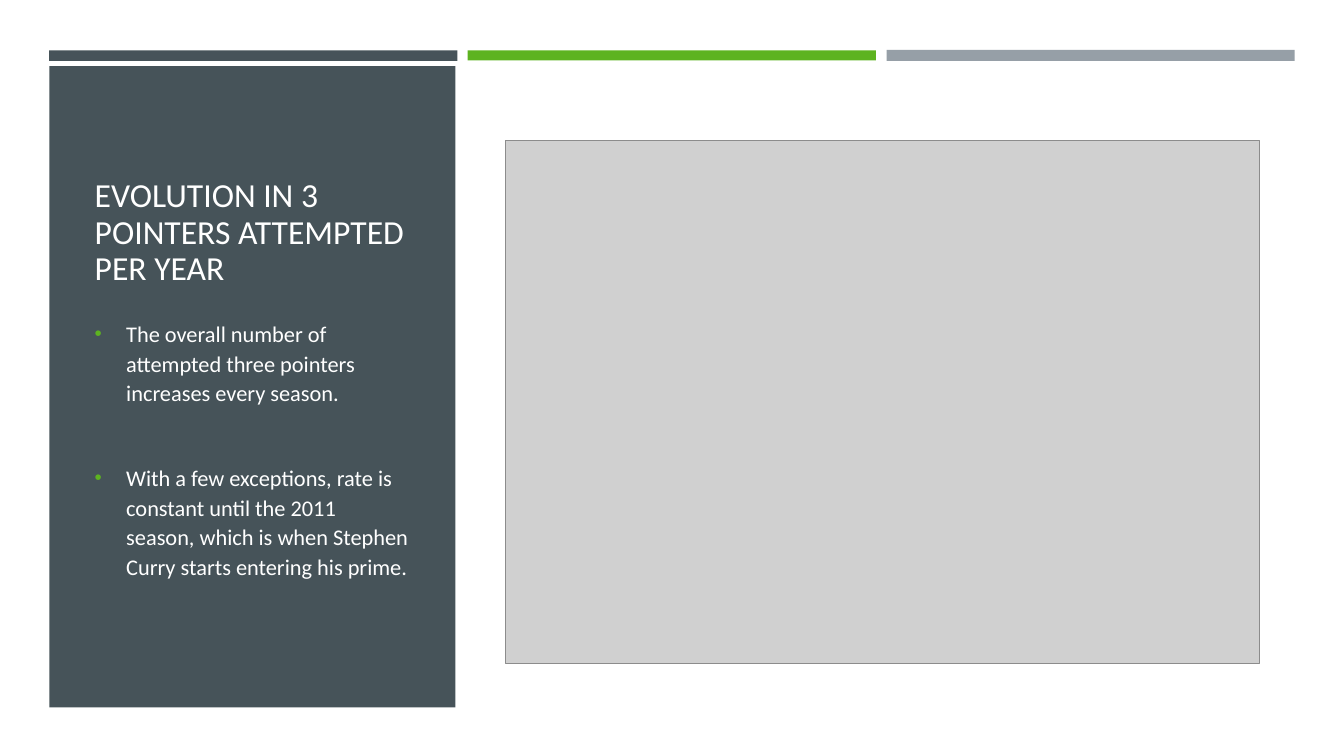
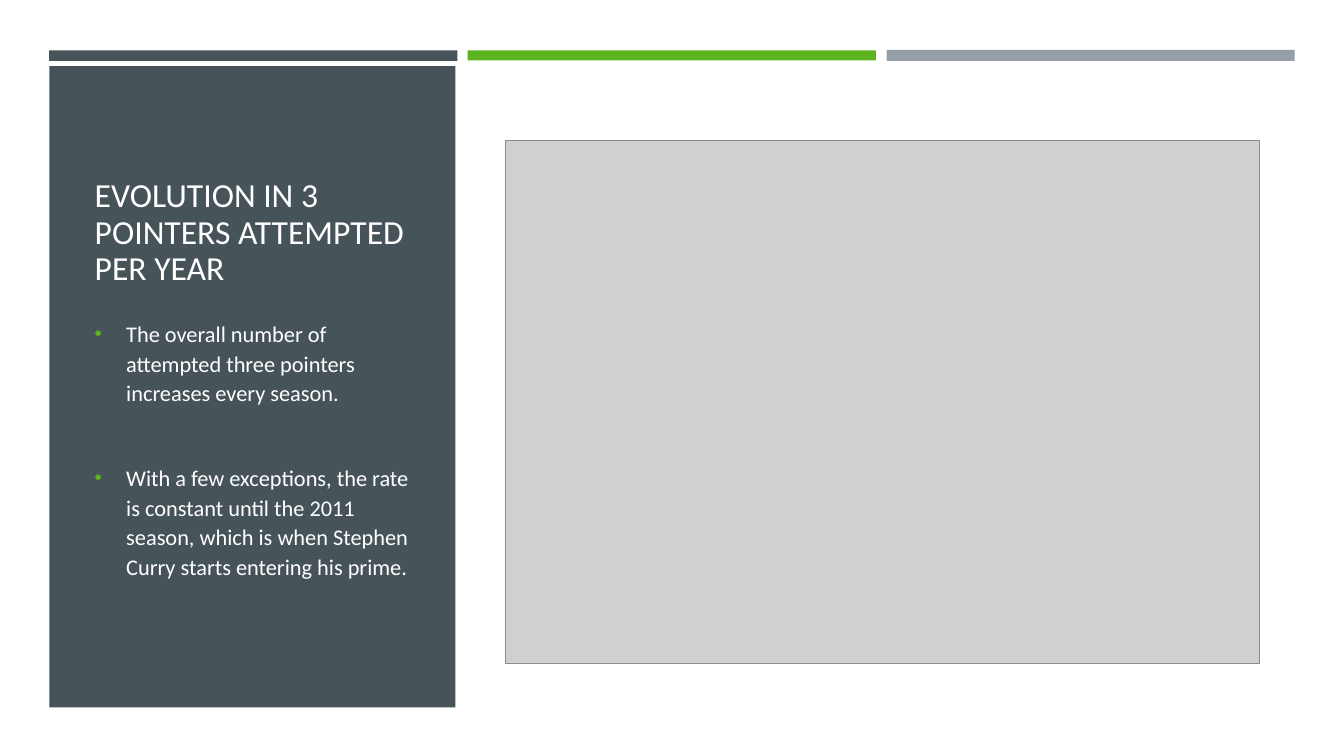
Before and after one commit to 3026joe/NBA_shot_log, a slide deck: slide 16 of Team 8 (NBA Player data and salary prediction).pptx. Drawn at 1344x756 pixels with LibreOffice and Linux fonts; fonts in the diff are those of the drawing; grey boxes stand for pictures. Boxes give left, top, right and bottom in pixels: in the first picture for what was removed or moved away, otherwise in the second. Text is boxed around its words. In the diff, an @@ line names an element or a change of style, - is before the commit and + after.

```diff
--- a/Team 8 (NBA Player data and salary prediction).pptx
+++ b/Team 8 (NBA Player data and salary prediction).pptx
@@ text at (126,470,408,579): text changed @@
-• With a few exceptions, rate is constant until the 2011 season, which is when Stephen Curry starts entering his prime.
+• With a few exceptions, the rate is constant until the 2011 season, which is when Stephen Curry starts entering his prime.
```
Also in this commit, not shown: 6 other slides changed, 1 other file.
